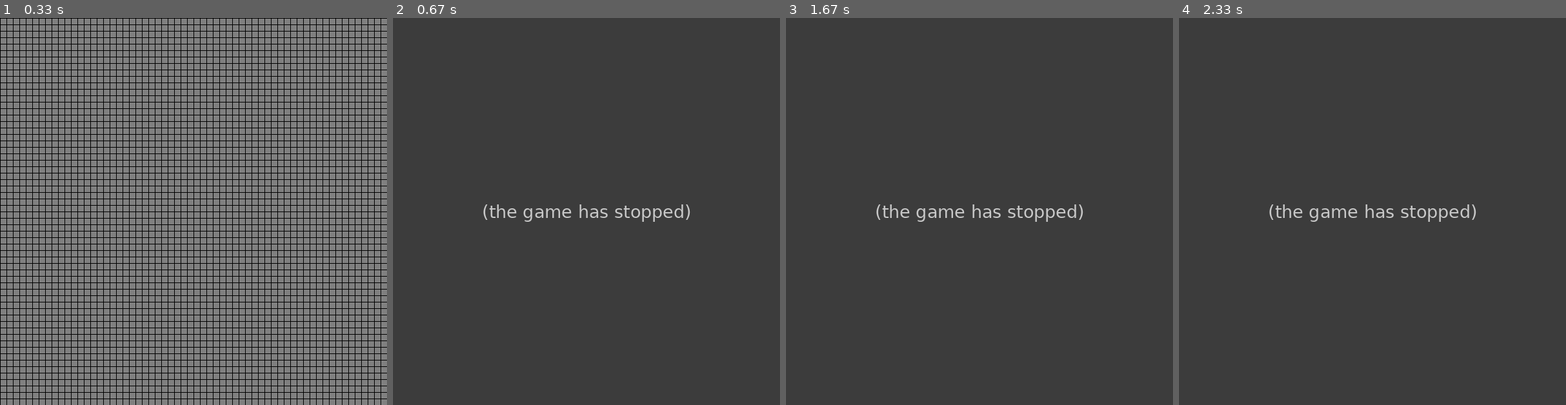
Above: before the commit, frames 1-4 (left to right).
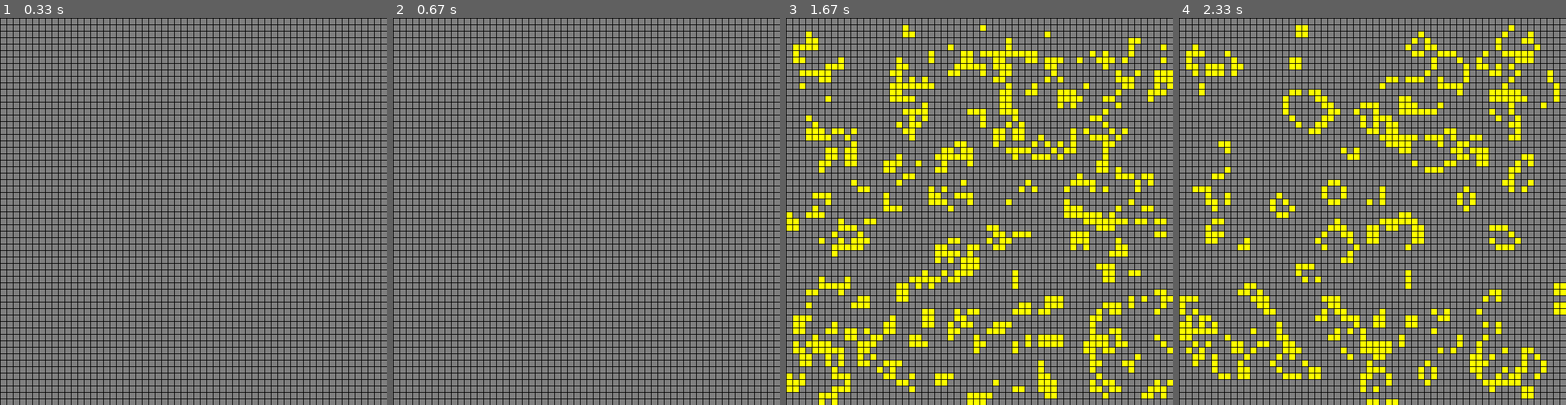
Above: after the commit, the same moments.

Repository: Ajman0525/Conways-Game-of-Life
Game: pygame game, started from src/main.py
The game is run twice, just before and just after one commit, with the same random seed, the same clock (stepped at 60 frames per second) and the same inputs.
Inputs (mouse positions are in pixels of both pictures, inside the frame that each line leads up to):
- Up to frame 1 (0.33 s): no input
- Up to frame 2 (0.67 s): tap Space at 0.33 s
- Up to frame 3 (1.67 s): click (979, 234) at 0.72 s; tap G at 1.5 s
- Up to frame 4 (2.33 s): click (1353, 312) at 1.88 s; click (1360, 145) at 2.22 s

Frame 1 is identical in both runs. In frame 2, 100% of the frame differs, in the area x 0-100%, y 0-100%; in frame 3, 100%; in frame 4, 100%.
Error before the commit: NameError: name 'adjust_grid' is not defined (main.py line 62); the game stopped at 0.42 s (later frames are placeholders)

Commit message:
feat(logic): extract count_live_neighbors to eliminate duplication (Fixes #2)
Implemented and tested count_live_neighbors() to centralize boundary and liveness checks, fulfilling the TDD goal to eliminate code duplication in adjust_grid(). Deleted the obsolete get_neighbors() function and enforced a single source of truth for grid constants.

Diff:
--- a/src/game_of_life_logic.py
+++ b/src/game_of_life_logic.py
@@ -1,5 +1,10 @@
-GRID_WIDTH = 60
-GRID_HEIGHT = 60
+WIDTH, HEIGHT = 600, 600
+
+TILE_SIZE = 10
+
+GRID_WIDTH = WIDTH // TILE_SIZE
+GRID_HEIGHT = HEIGHT // TILE_SIZE
+
 
 def determine_next_cell_state(is_alive: bool, live_neighbors: int) -> bool:
     if is_alive:
@@ -7,45 +12,33 @@
     else:
         return live_neighbors == 3
 
-def count_live_neighbors(pos, live_positions, GRID_WIDTH, GRID_HEIGHT):
-    return 0
+def count_live_neighbors(cell_position: tuple[int, int], live_positions: set[tuple[int, int]], grid_width: int, grid_height: int) -> int:
+    '''Counts live neighbors around a cell, doing boundary and liveness checks
+    to eliminate duplication (Criteria 3).'''
 
-#  def get_neighbors(pos):
-#     x, y = pos
-#     neighbors = []
-#     for dx in [-1, 0, 1]:
-#         if x + dx < 0 or x + dx > GRID_WIDTH:
-#             continue
-#         for dy in [-1, 0, 1]:
-#             if y + dy < 0 or y + dy > GRID_HEIGHT:
-#                 continue
-#             if dx == 0 and dy == 0:
-#                 continue
+    current_x, current_y = cell_position
+    live_neighbor_count = 0
 
-#             neighbors.append((x + dx, y + dy))
+    for offset_x in [-1, 0, 1]:
+        for offset_y in [-1, 0, 1]:
 
-#     return neighbors
+            neighbor_x = current_x + offset_x
+            neighbor_y = current_y + offset_y
 
+            # Skips the cell itself, as a cell is not its own neighbor.
+            if offset_x == 0 and offset_y == 0:
+                continue
 
-# def adjust_grid(positions):
-#     all_neighbors = set() # Neighbors of the original live set of cells
-#     new_positions = set() # New set of live cell positions
+            # Skips any neighbor that falls outside the defined grid boundaries.
+            if neighbor_x < 0 or neighbor_x >= grid_width:
+                continue
+            if neighbor_y < 0 or neighbor_y >= grid_height:
+                continue
 
-#     for position in positions:
-#         neighbors = get_neighbors(position)
-#         all_neighbors.update(neighbors)
+            neighbor_position = (neighbor_x, neighbor_y)
 
-#         neighbors = list(filter(lambda x: x in positions, neighbors)) # Anonymous function that acts as a filter to neighboring cells and returns only the live ones
+            # Check if the valid neighbor's position is present in the set of all live cells
+            if neighbor_position in live_positions:
+                live_neighbor_count += 1
 
-#         if len(neighbors) in [2,3]: # Rule no. 2 (survival)
-#             new_positions.add(position)
-
-#     for position in all_neighbors:
-#         neighbors = get_neighbors(position)
-
-#         neighbors = list(filter(lambda x: x in positions, neighbors)) # Note: Make a function for this instead to prevent duplication
-
-#         if len(neighbors) == 3:
-#             new_positions.add(position)
-
-#     return new_positions
+    return live_neighbor_count
--- a/src/main.py
+++ b/src/main.py
@@ -8,16 +8,17 @@
 BLACK = (0,0,0)
 GREY = (128,128,128)
 YELLOW = (255,255,0)
+from game_of_life_logic import(
+    determine_next_cell_state,
+    count_live_neighbors,
+    WIDTH, # Window Size
+    HEIGHT, # Window Size
+    GRID_WIDTH,
+    GRID_HEIGHT,
+    TILE_SIZE
 
-WIDTH, HEIGHT = 600, 600
-
-TILE_SIZE = 10
-
-GRID_WIDTH = WIDTH // TILE_SIZE
-GRID_HEIGHT = HEIGHT // TILE_SIZE
-
+)
 FPS = 60
-
 
 screen = pygame.display.set_mode((WIDTH,HEIGHT))
 
@@ -39,6 +40,50 @@
     for col in range(GRID_WIDTH):
         pygame.draw.line(screen, BLACK, (col * TILE_SIZE, 0), (col * TILE_SIZE, HEIGHT)) # Vertical Grid Lines
 
+def adjust_grid(positions):
+    # Initializes the set of positions that must be checked for reproduction.
+    cells_to_check_for_reproduction = set()
+
+    new_live_positions = set()
+
+    # 1. CHECK CURRENTLY LIVE CELLS (Survival)
+    for cell_position in positions:
+
+        live_neighbors_count = count_live_neighbors(
+            cell_position,
+            positions,
+            GRID_WIDTH,
+            GRID_HEIGHT
+        )
+
+        if determine_next_cell_state(is_alive=True, live_neighbors=live_neighbors_count):
+            new_live_positions.add(cell_position)
+
+        current_x, current_y = cell_position
+        for offset_x in [-1, 0, 1]:
+            for offset_y in [-1, 0, 1]:
+                if offset_x == 0 and offset_y == 0:
+                    continue
+                cells_to_check_for_reproduction.add((current_x + offset_x, current_y + offset_y))
+
+    # 2. CHECK DEAD NEIGHBORS (Reproduction)
+    for position_to_check in cells_to_check_for_reproduction:
+
+        # Skips cells that were already handled in the survival check.
+        if position_to_check in positions:
+            continue
+
+        live_neighbors_count = count_live_neighbors(
+            position_to_check,
+            positions,
+            GRID_WIDTH,
+            GRID_HEIGHT
+        )
+
+        if determine_next_cell_state(is_alive=False, live_neighbors=live_neighbors_count):
+            new_live_positions.add(position_to_check)
+
+    return new_live_positions
 
 # ---- TO DO: Add a function that takes number of generations as input ---- #
 def generation_num():
